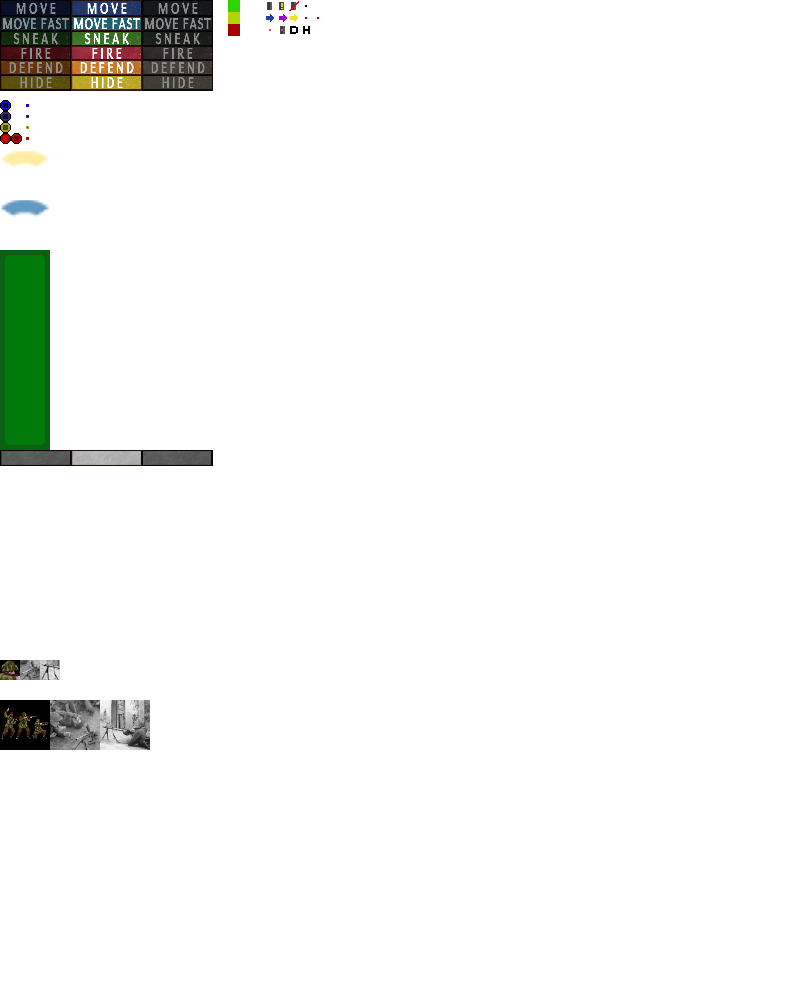
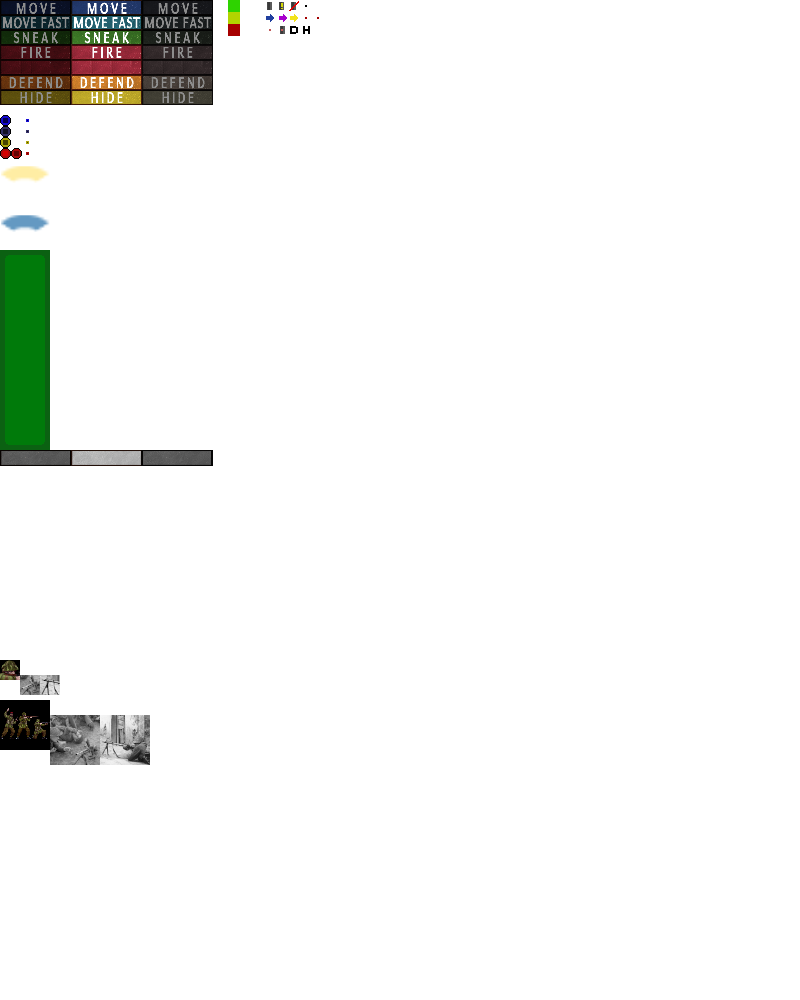
Layer changes from the first (800, 1000) image to the second:
painted on "hud #1" over [0, 14, 213, 105]
removed layer "fire" over [17, 48, 118, 58]
painted on "ui.png" over [0, 0, 213, 765]